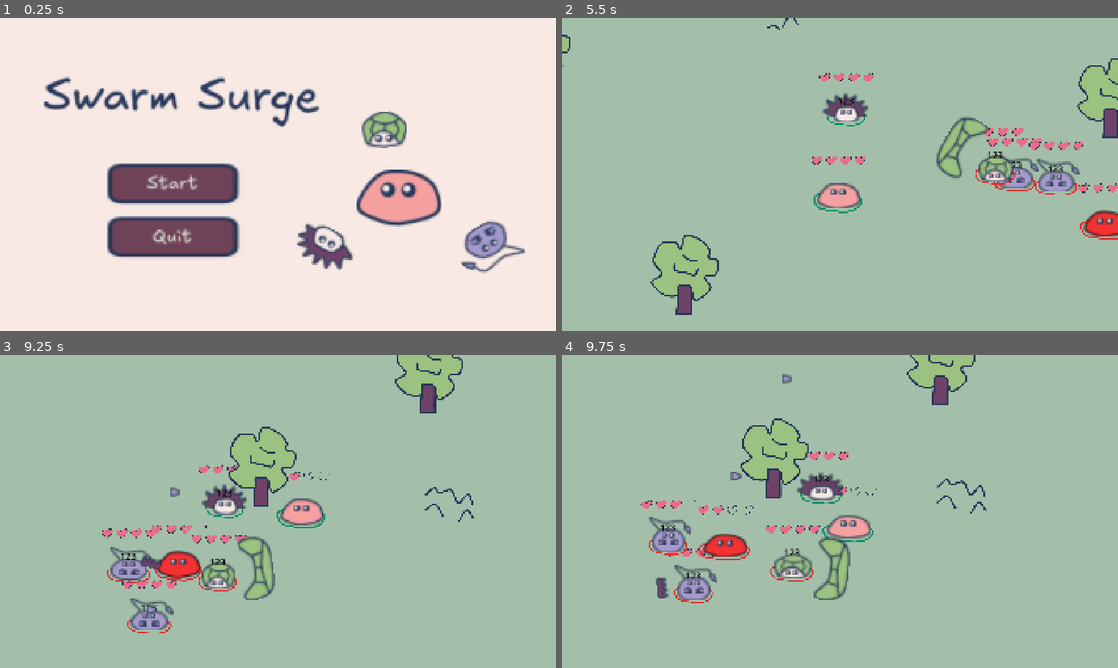
Above: before the commit, frames 1-4 (two rows, left to right).
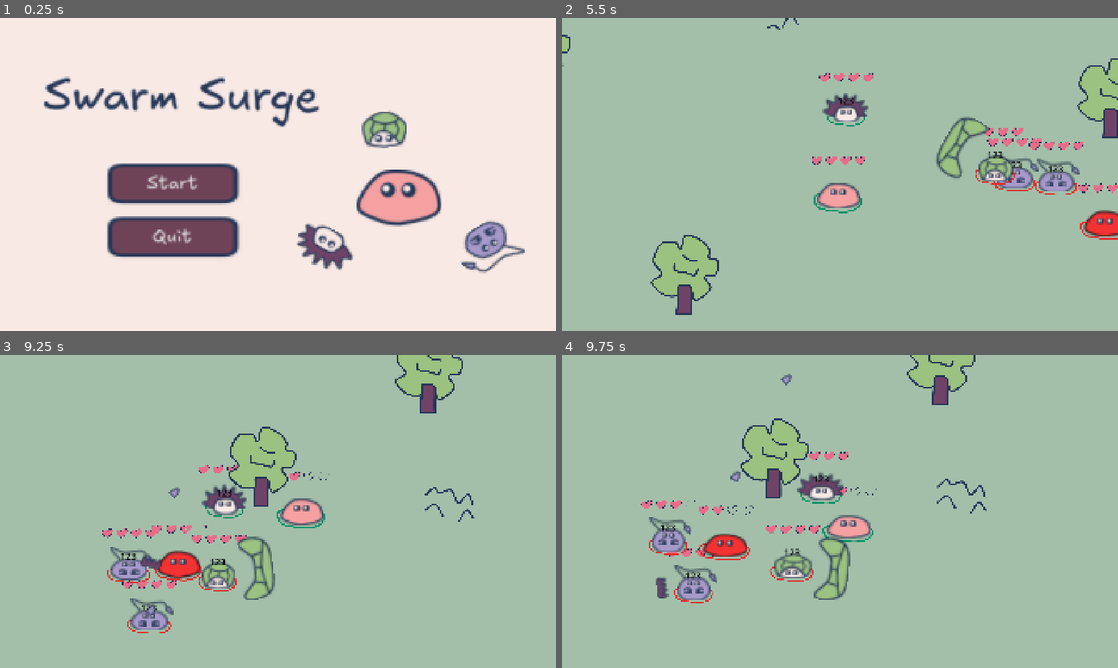
Above: after the commit, the same moments.

Repository: rinevard/SwarmSurge
Game: Godot game, scene res://scenes/main.tscn
The game is run twice, just before and just after one commit, with the same random seed, the same clock (stepped at 60 frames per second) and the same inputs. Sound files missing from this copy of the repository are replaced by a short silence.
Inputs:
- Up to frame 1 (0.25 s): no input
- Up to frame 2 (5.5 s): click "Start" at 0.5 s; click "Start" at 1.25 s; hold W (up) 2.03-3.53 s; hold A (left) 3.53-5.03 s; hold S (down) from 5.03 s (still down)
- Up to frame 3 (9.25 s): release S (down) at 5.78 s; hold D (right) 5.78-6.53 s; hold W (up) 6.53-7.28 s; hold D (right) from 7.28 s (still down)
- Up to frame 4 (9.75 s): release D (right) at 9.53 s; hold S (down) from 9.53 s (still down)

Frames 1-2 are identical in both runs. In frame 3, less than 0.1% of the frame differs, in the area x 26-33%, y 42-84%; in frame 4, less than 0.1%, in the area x 30-42%, y 6-41%.

Commit message:
创建蝎子子弹时正确设置其朝向

Diff:
--- a/scripts/scorp_bullet.gd
+++ b/scripts/scorp_bullet.gd
@@ -12,6 +12,7 @@
 	var bullet: ScorpBullet = SCORP_BULLET.instantiate()
 	bullet.global_position = p_global_position
 	bullet.velocity = p_velocity
+	bullet.rotation = p_velocity.angle()
 	bullet.group = p_group
 
 	# 2: neutral, 5: friend, 6: enemy
